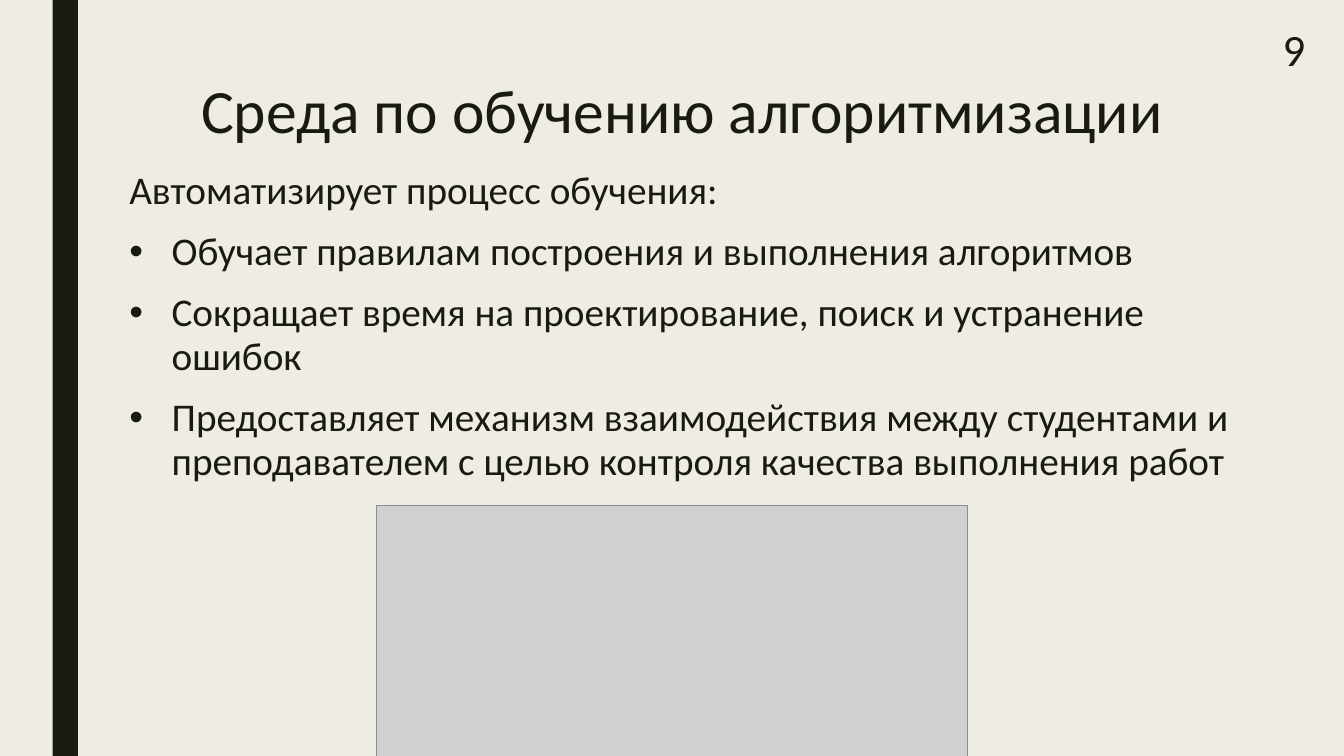
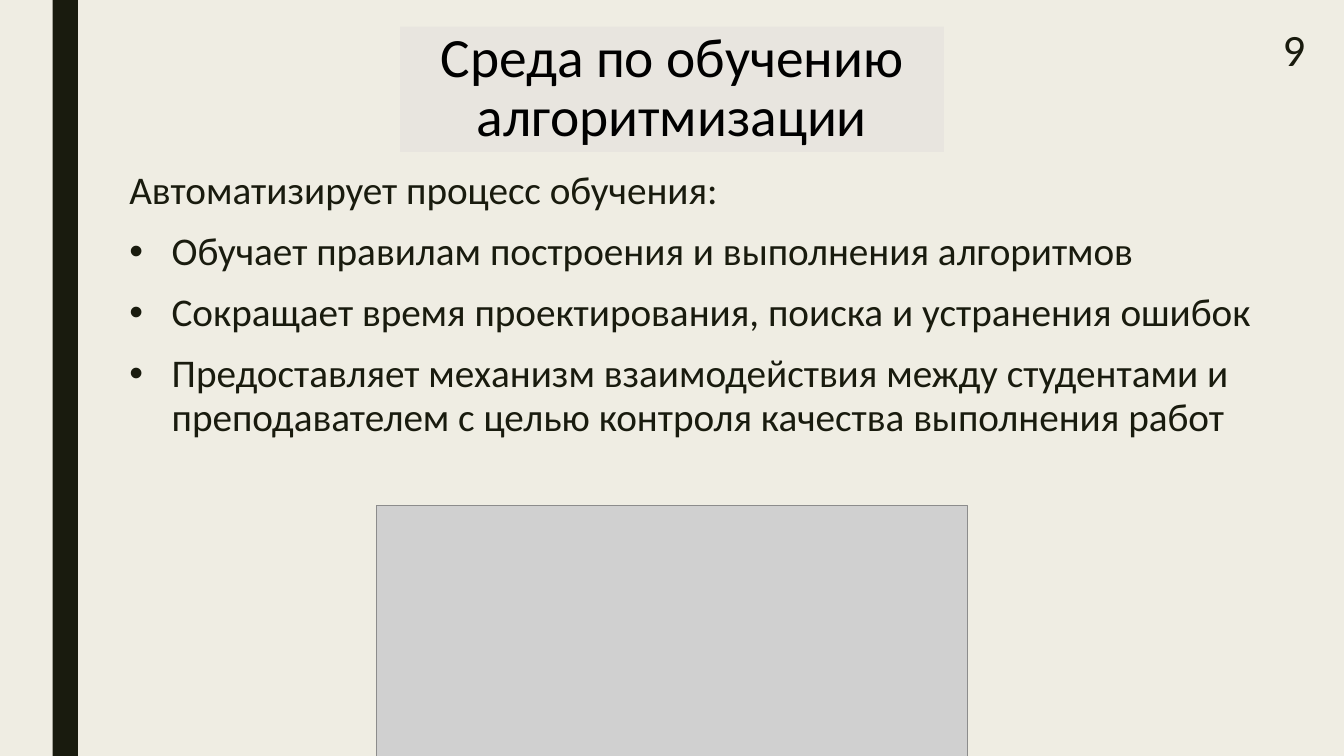
Before and after one commit to samarsky-canary/dragon, a slide deck: slide 9 of dizdocs/bakalavr.pptx. Drawn at 1344x756 pixels with LibreOffice and Linux fonts; fonts in the diff are those of the drawing; grey boxes stand for pictures. Boxes give left, top, right and bottom in pixels: in the first picture for what was removed or moved away, otherwise in the second. Text is boxed around its words. In the diff, an @@ line names an element or a change of style, - is before the commit and + after.

```diff
--- a/dizdocs/bakalavr.pptx
+++ b/dizdocs/bakalavr.pptx
@@ title "Среда по обучению алгоритмизации": place and size @@
-title "Среда по обучению алгоритмизации" at bbox=[201, 91, 1162, 143]
+title "Среда по обучению алгоритмизации" at bbox=[400, 26, 944, 151]
@@ title "Среда по обучению алгоритмизации" at bbox=[400, 26, 944, 151]: size 44 to 39.6 pt, text colour #191B0E to #000000; vertical alignment top to middle; fill none to #E8E5DF; outline none to #897B61 2.75 pt @@
@@ text at bbox=[172, 299, 1251, 333]: text changed @@
-• Сокращает время на проектирование, поиск и устранение ошибок
+• Сокращает время проектирования, поиска и устранения ошибок
```
Also in this commit, not shown: 21 other slides changed, 1 slide added, 3 slides removed, 5 other files.
